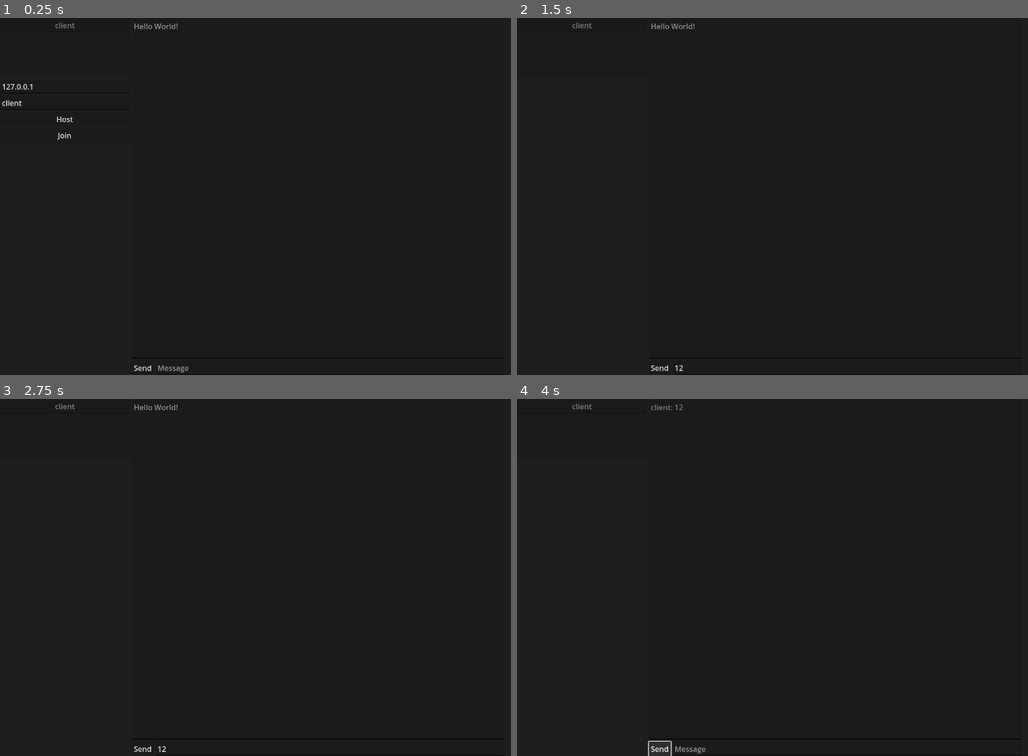
Above: before the commit, frames 1-4 (two rows, left to right).
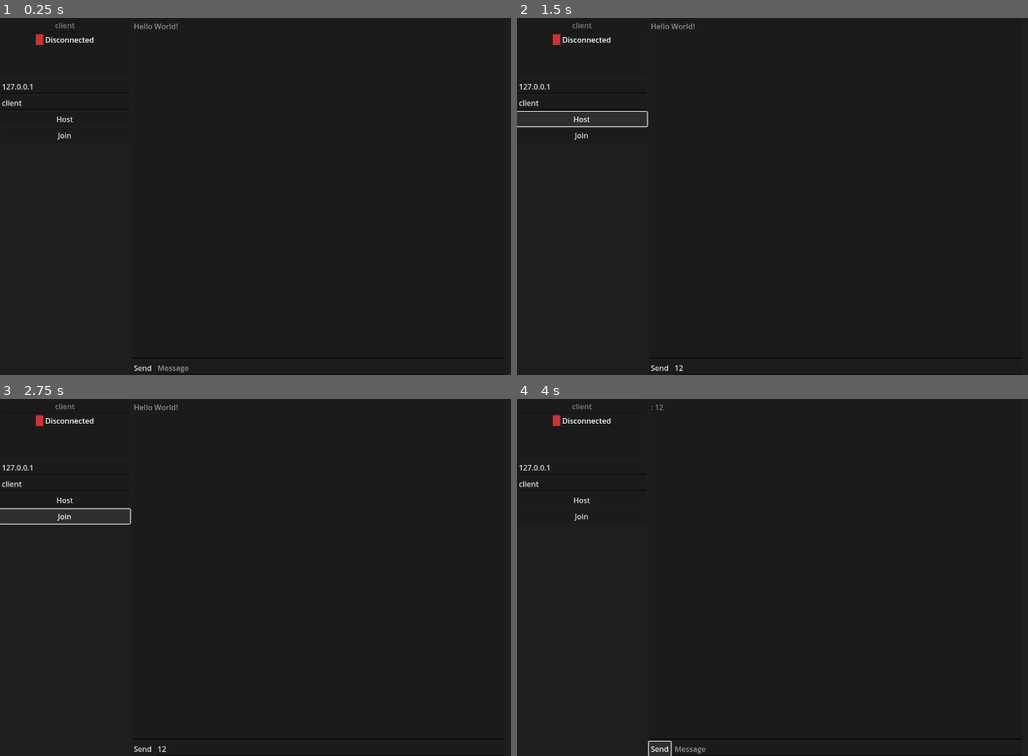
Above: after the commit, the same moments.

Repository: ArliT1-F/godot-chatrooms
Game: Godot game, scene res://main.tscn
Same seed, same stepped clock (60 frames per second), same inputs: the game is played once before the commit and once after it.
Inputs (mouse positions are in pixels of both pictures, inside the frame that each line leads up to):
- Up to frame 1 (0.25 s): no input
- Up to frame 2 (1.5 s): click (849, 367) at 0.52 s; type "12" at 0.6 s; click "Host" at 1.25 s
- Up to frame 3 (2.75 s): click (66, 516) at 2 s, where only the run after the commit has a clickable "Join"
- Up to frame 4 (4 s): click "Send" at 2.75 s; click "Send" at 3.5 s

The runs differ from the first frame. In frame 1, 0.1% of the frame differs, in the area x 7-19%, y 4-8%; in frame 2, 0.4%; in frame 3, 0.5%, in the area x 0-26%, y 4-36%; in frame 4, 0.3%.

Commit message:
added: connection status indicator for `connected/connecting/disconnected`

Diff:
--- a/main.gd
+++ b/main.gd
@@ -8,14 +8,32 @@
 @onready var ui_send: Button = $HBoxContainer/Container_Middle/Message_Container/UI_Send
 @onready var ui_message: LineEdit = $HBoxContainer/Container_Middle/Message_Container/UI_Message
 @onready var ui_username_display: LineEdit = $HBoxContainer/Container_Left/ColorRect/VBoxContainer/UI_UsernameDisplay
+@onready var status_indicator: ColorRect = $HBoxContainer/Container_Left/ColorRect/VBoxContainer/StatusContainer/StatusIndicator
+@onready var status_label: Label = $HBoxContainer/Container_Left/ColorRect/VBoxContainer/StatusContainer/StatusLabel
 
 
 var username : String
 var message : String
 
+enum ConnectionStatus {
+	DISCONNECTED,
+	CONNECTING,
+	CONNECTED
+}
+
+var current_status = ConnectionStatus.DISCONNECTED
+
 func _ready():
 	ui_username.text = get_machine_username()
 	ui_username_display.text = ui_username.text
+	update_connection_status(ConnectionStatus.DISCONNECTED)
+
+	# Connect to multiplayer signals
+	multiplayer.peer_connected.connect(_on_peer_connected)
+	multiplayer.peer_disconnected.connect(_on_peer_disconnected)
+	multiplayer.connected_to_server.connect(_on_connected_to_server)
+	multiplayer.connection_failed.connect(_on_connection_failed)
+	multiplayer.server_disconnected.connect(_on_server_disconnected)
 
 func get_machine_username():
 	if OS.get_environment("USER") != "": return OS.get_environment("USER") # LINUX
@@ -23,24 +41,34 @@
 	else: return "client"
 
 func _on_ui_host_pressed():
+	update_connection_status(ConnectionStatus.CONNECTING)
 	server_host(7777)
 
 func _on_ui_join_pressed():
+	update_connection_status(ConnectionStatus.CONNECTING)
 	server_connect(ui_address.text, 7777)
 
 func server_host(port):
 	var peer = ENetMultiplayerPeer.new()
-	peer.create_server(port)
+	var error = peer.create_server(port)
+	if error != OK:
+		consolelog("[ERROR]: Failed to create server")
+		update_connection_status(ConnectionStatus.DISCONNECTED)
+		return
 	get_tree().set_multiplayer(SceneMultiplayer.new(),self.get_path())
 	multiplayer.multiplayer_peer = peer
+	update_connection_status(ConnectionStatus.CONNECTED)
 	joined()
 
 func server_connect(address, port):
 	var peer = ENetMultiplayerPeer.new()
-	peer.create_client(address, port)
+	var error = peer.create_client(address, port)
+	if error != OK:
+		consolelog("[ERROR]: Failed to create client")
+		update_connection_status(ConnectionStatus.DISCONNECTED)
+		return
 	get_tree().set_multiplayer(SceneMultiplayer.new(),self.get_path())
 	multiplayer.multiplayer_peer = peer
-	joined()
 
 func _on_ui_send_pressed():
 	message_handler(ui_message.text)
@@ -87,3 +115,45 @@
 	ui_join.show()
 	ui_username.show()
 	ui_address.show()
+
+# Connection status management
+func update_connection_status(status: ConnectionStatus):
+	current_status = status
+	match status:
+		ConnectionStatus.DISCONNECTED:
+			status_indicator.color = Color(0.8, 0.2, 0.2, 1) # Red
+			status_label.text = "Disconnected"
+		ConnectionStatus.CONNECTING:
+			status_indicator.color = Color(0.9, 0.7, 0.2, 1) # Yellow
+			status_label.text = "Connecting..."
+		ConnectionStatus.CONNECTED:
+			status_indicator.color = Color(0.2, 0.8, 0.2, 1) # Green
+			status_label.text = "Connected"
+
+# Multiplayer signal handlers
+func _on_peer_connected(id):
+	consolelog("[NETWORK]: Peer " + str(id) + " connected")
+	ui_chat.text += "[System]: User " + str(id) + " joined the chat\n"
+	ui_chat.scroll_vertical = ui_chat.get_line_count()
+
+func _on_peer_disconnected(id):
+	consolelog("[NETWORK]: Peer " + str(id) + " disconnected")
+	ui_chat.text += "[System]: User " + str(id) + " left the chat\n"
+	ui_chat.scroll_vertical = ui_chat.get_line_count()
+
+func _on_connected_to_server():
+	consolelog("[NETWORK]: Successfully connected to server")
+	update_connection_status(ConnectionStatus.CONNECTED)
+	joined()
+
+func _on_connection_failed():
+	consolelog("[ERROR]: Connection failed")
+	ui_chat.text += "[System]: Failed to connect to server\n"
+	ui_chat.scroll_vertical = ui_chat.get_line_count()
+	update_connection_status(ConnectionStatus.DISCONNECTED)
+
+func _on_server_disconnected():
+	consolelog("[NETWORK]: Disconnected from server")
+	ui_chat.text += "[System]: Disconnected from server\n"
+	ui_chat.scroll_vertical = ui_chat.get_line_count()
+	update_connection_status(ConnectionStatus.DISCONNECTED)
--- a/main.tscn
+++ b/main.tscn
@@ -44,6 +44,20 @@
 emoji_menu_enabled = false
 virtual_keyboard_enabled = false
 selecting_enabled = false
+
+[node name="StatusContainer" type="HBoxContainer" parent="HBoxContainer/Container_Left/ColorRect/VBoxContainer"]
+layout_mode = 2
+alignment = 1
+
+[node name="StatusIndicator" type="ColorRect" parent="HBoxContainer/Container_Left/ColorRect/VBoxContainer/StatusContainer"]
+custom_minimum_size = Vector2(16, 16)
+layout_mode = 2
+color = Color(0.8, 0.2, 0.2, 1)
+
+[node name="StatusLabel" type="Label" parent="HBoxContainer/Container_Left/ColorRect/VBoxContainer/StatusContainer"]
+layout_mode = 2
+text = "Disconnected"
+horizontal_alignment = 1
 
 [node name="UI_Address" type="LineEdit" parent="HBoxContainer/Container_Left"]
 layout_mode = 2
Not shown, changed: .gitignore
